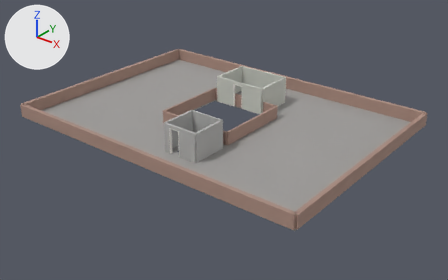
The glTF model game/assets/building/roof.glb, before and after one commit.
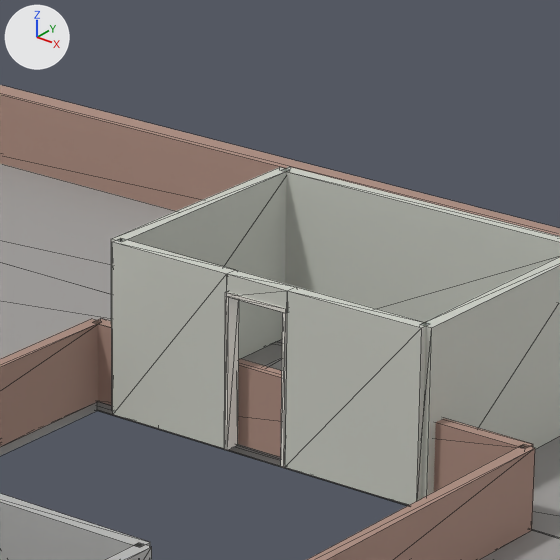
Each version is shown whole from a 50 mm camera at (30.74, -37.97, 40.96) aimed at (0.96, -0.74, 17.88), then close up on the part from 45% to 63% of the width and 15% to 44% of the height. Every picture has the same lights, and +X, +Y and +Z are marked at upper left. The last two pictures show the newer version. The close-ups show mesh edges as thin lines. Vertices at exactly the same position are counted once.

Names of what the first close-up shows: 'ROOF_slabs-col', 'ROOF_trim', 'ROOF_walls-col', 'ROOF_walls_brick-col', 'ROOF_walls_conc-col'.
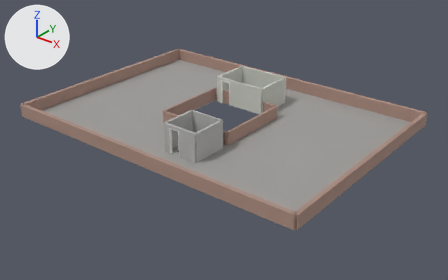
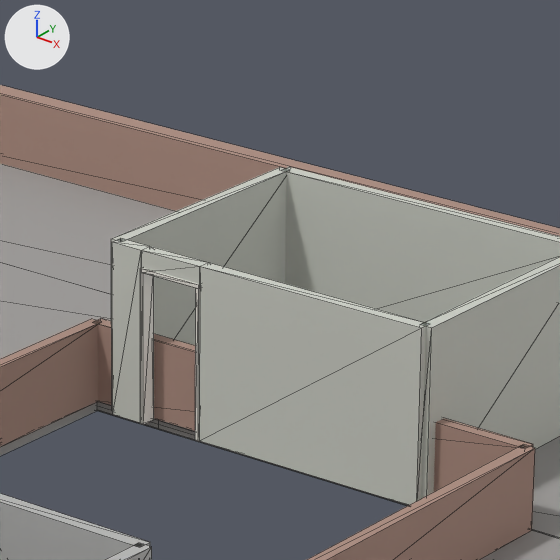
Scene script edits in JSON lines:
```json
{"block": "me_roof_trim", "where": "# used by ob_roof_trim; location = (0.0, 0.0, 0.0)"}
{"op": "remove", "block": "me_roof_trim", "code": "me_roof_trim.from_pydata(...)  # 40 vertices, 72 faces; spans x -1.03..1.88, y -7.31..3.31, z 19.2..21.36"}
{"op": "add", "block": "me_roof_trim", "code": "me_roof_trim.from_pydata(...)  # 40 vertices, 72 faces; spans x -2.42..1.88, y -7.31..3.31, z 19.2..21.36"}
{"block": "me_roof_trim", "change": "me_roof_trim part 1: the loose piece of 20 vertices spanning x -1.03..-0.07, y 3.09..3.31, z 19.2..21.36 is moved by (-1.39, 0.0, 0.0)"}
{"block": "me_roof_walls_col", "where": "me_roof_walls_col.from_pydata(...)  # 44 vertices, 72 faces; spans x -2.99..2.09, y 3.11..6.89, z 19.2..21.6"}
{"block": "me_roof_walls_col", "where": "# used by ob_roof_walls_col; location = (0.0, 0.0, 0.0)"}
{"block": "me_roof_walls_col", "change": "me_roof_walls_col part 2: all 12 vertices in x -1.03..-0.07, y 3.11..3.29, z 19.2..21.6 are moved by (-1.39, 0.0, 0.0)"}
```

Where the change shows, as pixel boxes [x1, y1, x2, y2] in the close-ups (560 x 560 px; the box of a moved part takes in the faces that stretch with it):
```json
{"object": "ROOF_trim", "change": "reshaped", "before": [224, 292, 287, 468], "after": [140, 268, 200, 441]}
{"part": 2, "of": "me_roof_walls_col", "change": "moved or reshaped", "before": [112, 238, 427, 505], "after": [112, 238, 429, 505]}
```
